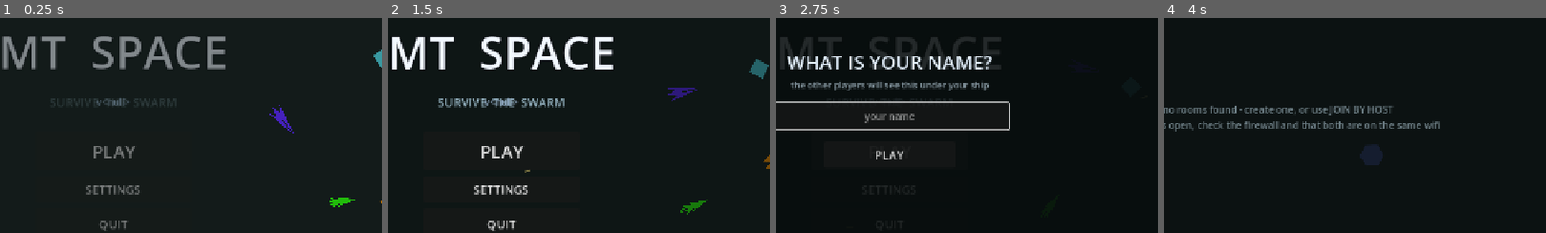
Above: before the commit, frames 1-4 (left to right).
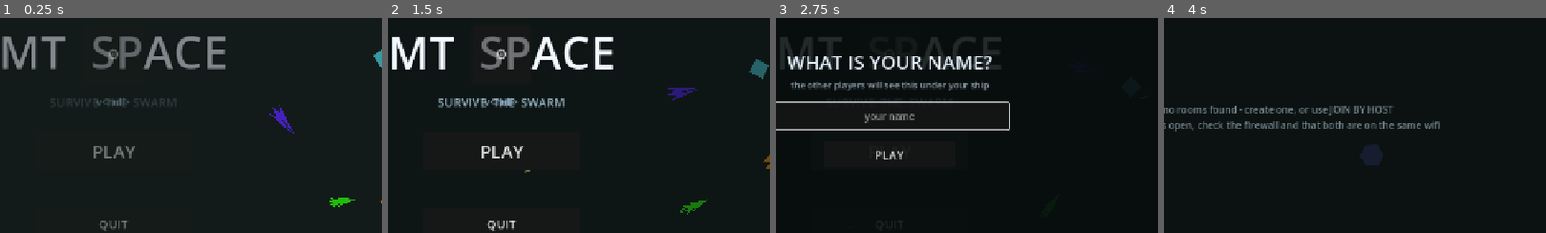
Above: after the commit, the same moments.

Repository: lmt1102011/MT-Space
Game: Godot game, scene res://scenes/menu.tscn
Two runs of this game, one before a commit and one after it. Both use one fixed random seed, a clock stepped at 60 frames per second and the inputs below.
Inputs (mouse positions are % of the whole screen's width and height, from its top left):
- Up to frame 1 (0.25 s): no input
- Up to frame 2 (1.5 s): click "SETTINGS" (after the commit: "⚙") at 0.5 s; click "PLAY" at 1.25 s
- Up to frame 3 (2.75 s): click "PLAY" at 2 s
- Up to frame 4 (4 s): click (50, 48) at 2.77 s; type "Alex" at 2.85 s; tap Enter at 3.5 s; move the mouse to (72, 45) at 3.52 s; press the mouse at (72, 45) at 3.53 s; hold D (move_right) from 3.53 s (still down)
The pictures show only the part of the screen within x 35-85%, y 25-75%; the shares and areas given below are measured in that part.

The runs differ from the first frame. In frame 1, 1.1% of the frame differs, in the area x 22-37%, y 8-83%; in frame 2, 1.5%; in frame 3, less than 0.1%; in frame 4, nothing differs.

Commit message:
fix: name once, settings round icon, play again to lobby, update button position

Diff:
--- a/scenes/menu.tscn
+++ b/scenes/menu.tscn
@@ -76,14 +76,16 @@
 anchor_top = 0.5
 anchor_right = 0.5
 anchor_bottom = 0.5
-offset_left = -130.0
-offset_top = 84.0
-offset_right = 130.0
-offset_bottom = 128.0
-grow_horizontal = 2
-grow_vertical = 2
-theme_override_font_sizes/font_size = 20
-text = "SETTINGS"
+offset_left = -50.0
+offset_top = -170.0
+offset_right = 50.0
+offset_bottom = -70.0
+grow_horizontal = 0
+grow_vertical = 0
+theme_override_font_sizes/font_size = 24
+text = "⚙"
+horizontal_alignment = 1
+vertical_alignment = 1
 
 [node name="QuitButton" type="Button" parent="UI"]
 anchor_left = 0.5
--- a/scripts/hud.gd
+++ b/scripts/hud.gd
@@ -267,10 +267,11 @@
 
 func _on_play_again() -> void:
 	Game.sfx("click", -14.0, 0.95, 1.05)
-	# when the game was played in a room, restart the match (stay in the room)
+	# when the game was played in a room, go back to lobby
 	if Game.in_a_room():
 		Game.reset_run()
-		get_tree().change_scene_to_file("res://scenes/main.tscn")
+		Net.leave()
+		get_tree().change_scene_to_file("res://scenes/lobby.tscn")
 		return
 	Game.reset_run()
 	get_tree().reload_current_scene()
--- a/scripts/menu.gd
+++ b/scripts/menu.gd
@@ -45,6 +45,10 @@
 
 func _on_play() -> void:
 	Game.sfx("click", -10.0, 0.95, 1.05)
+	# if name already set, go directly to lobby
+	if Net.player_name != "":
+		_change_to_lobby()
+		return
 	# ask for the name first, then go to the lobby
 	var prompt := PROMPT_SCENE.instantiate() as Control
 	add_child(prompt)
